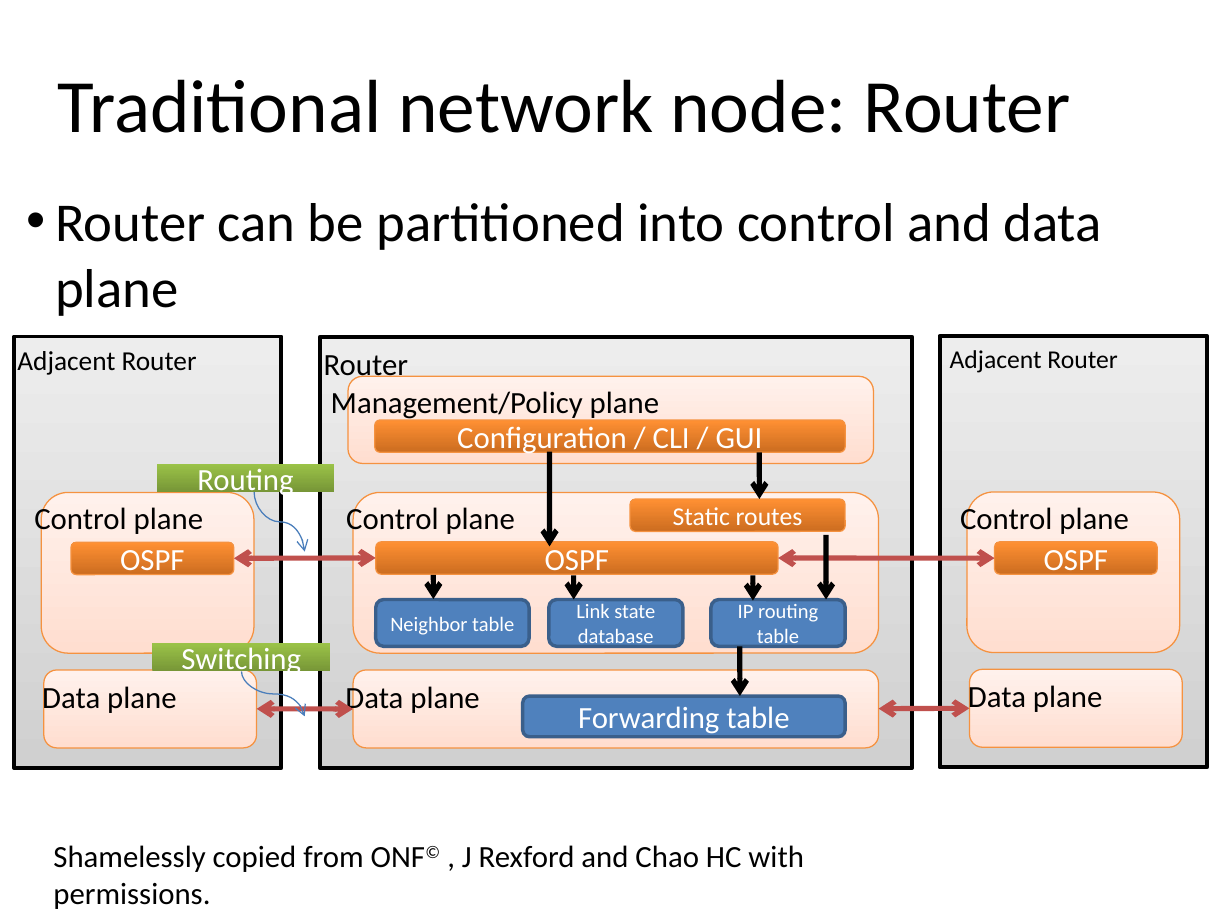
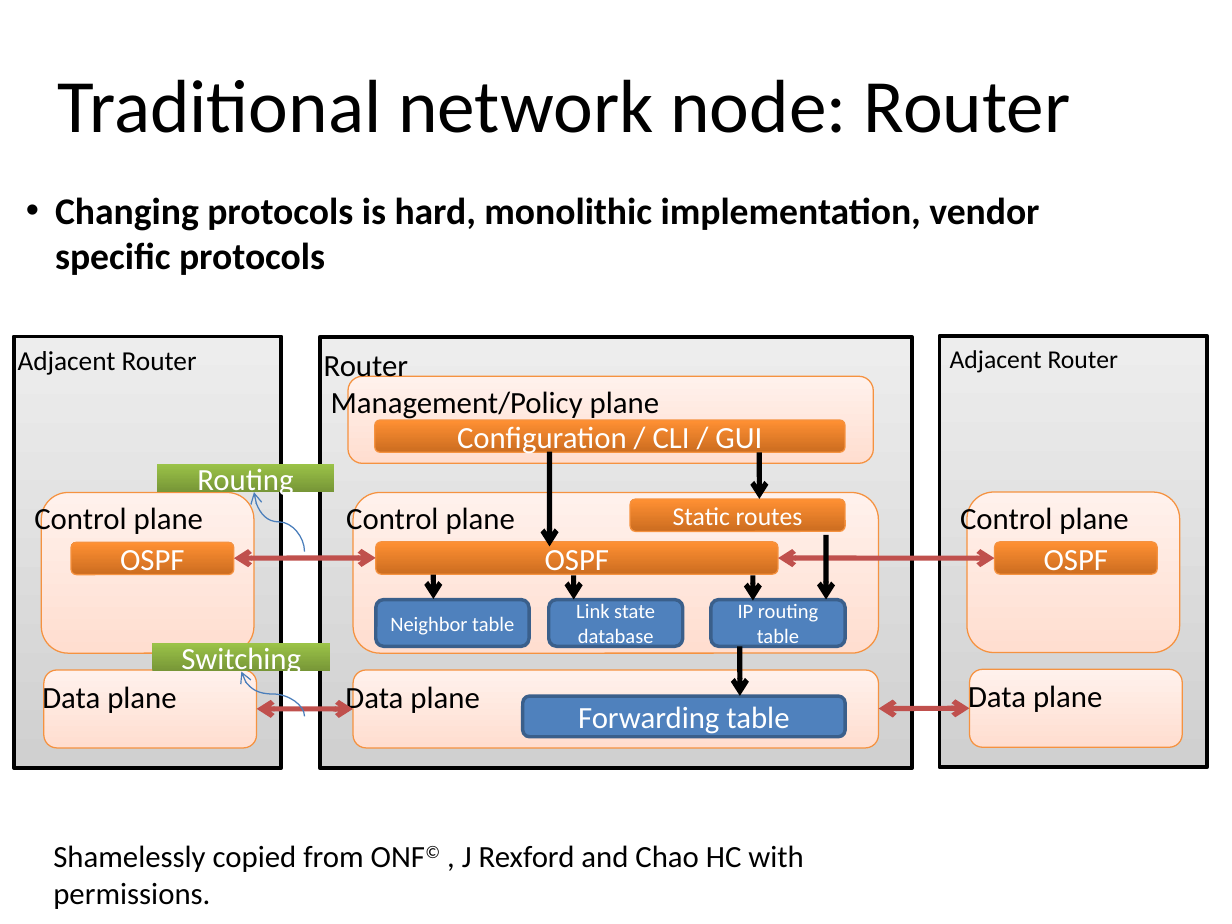
Before and after one commit to gwacter-zz/sdn-workshop, a slide deck: slide 4 of presentations/SDN-Introduction.pptx (slide 3 before the commit). Drawn at 1232x924 pixels with LibreOffice and Linux fonts; fonts in the diff are those of the drawing; background and template pictures are left out. Boxes give left, top, right and bottom in pixels: in the first picture for what was removed or moved away, otherwise in the second. Text is boxed around its words. In the diff, an @@ line names an element or a change of style, - is before the commit and + after.

```diff
--- a/presentations/SDN-Introduction.pptx
+++ b/presentations/SDN-Introduction.pptx
@@ text at [55,197,1039,275]: text changed; size 32 to 22 pt; bold on @@
-• Router can be partitioned into control and data plane
+• Changing protocols is hard, monolithic implementation, vendor specific protocols
@@ curved arrow moved from (254, 492) - (304, 552) to (304, 552) - (254, 492) @@
@@ curved arrow moved from (241, 671) - (304, 716) to (304, 716) - (241, 671) @@
```
Also in this commit, not shown: 6 other slides changed, 17 slides added, 5 slides removed, 5 other files.
